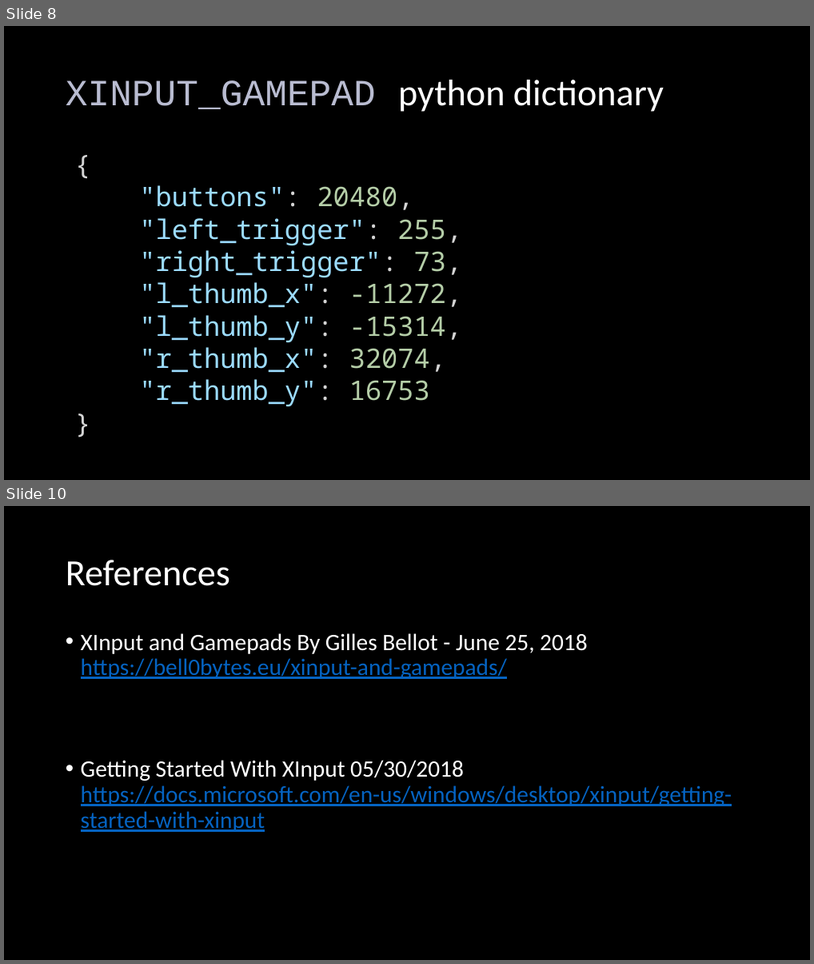
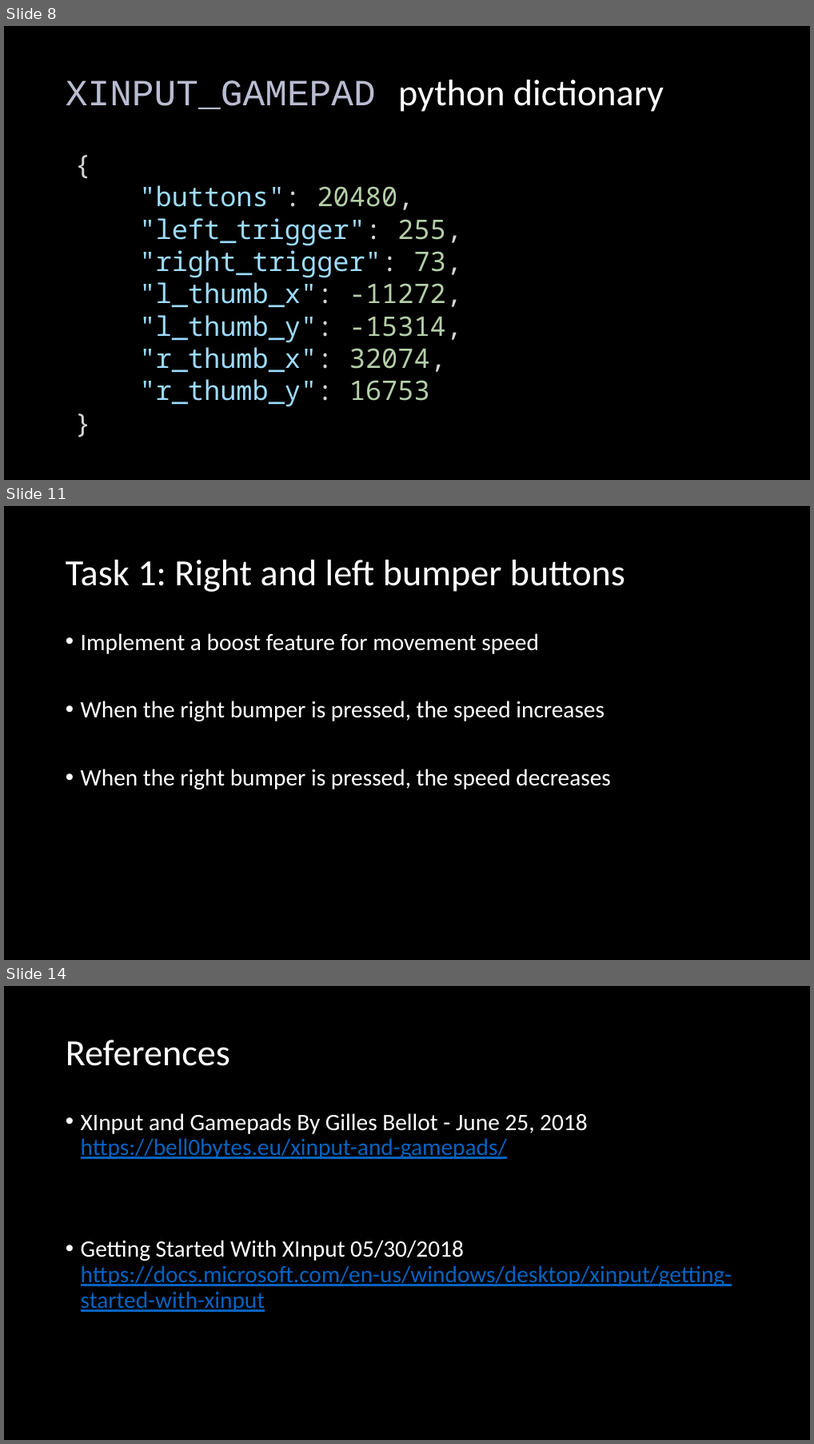
Before and after one commit to CozmoRobots/joystick, a slide deck: Xbox One Controller.pptx. Shown one above the other, each under a label of ours: slides 8 and 10 before the commit, slides 8, 11 and 14 after it; the slides between them are not shown. The pictures are 814x964 and 814x1444 pixels, drawn with LibreOffice and Linux fonts; fonts in the diff are those of the drawing. Boxes give left, top, right and bottom in pixels: in the first picture for what was removed or moved away, otherwise in the second. Text is boxed around its words. In the diff, an @@ line names an element or a change of style, - is before the commit and + after.

```diff
--- a/Xbox One Controller.pptx
+++ b/Xbox One Controller.pptx
@@ slide 11 added at (4,506,810,960), background #000000 @@
@@ title added at (66,560,626,592), 44 pt, text #FFFFFF @@
+Task 1: Right and left bumper buttons
@@ text added at (81,633,611,789), 28 pt, text #FFFFFF @@
+• Implement a boost feature for movement speed
+• When the right bumper is pressed, the speed increases
+• When the right bumper is pressed, the speed decreases
@@ what was slide 10 is now slide 14 @@
```
Also in this commit, not shown: 2 slides changed, 3 other slides added, 3 other files.
